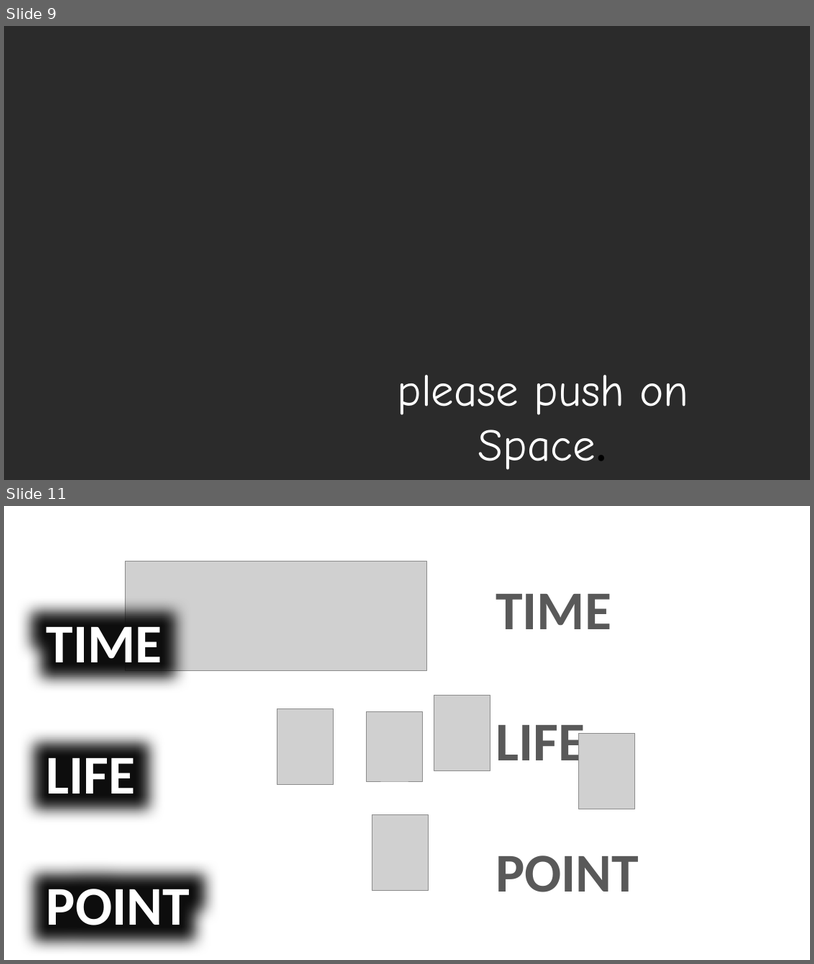
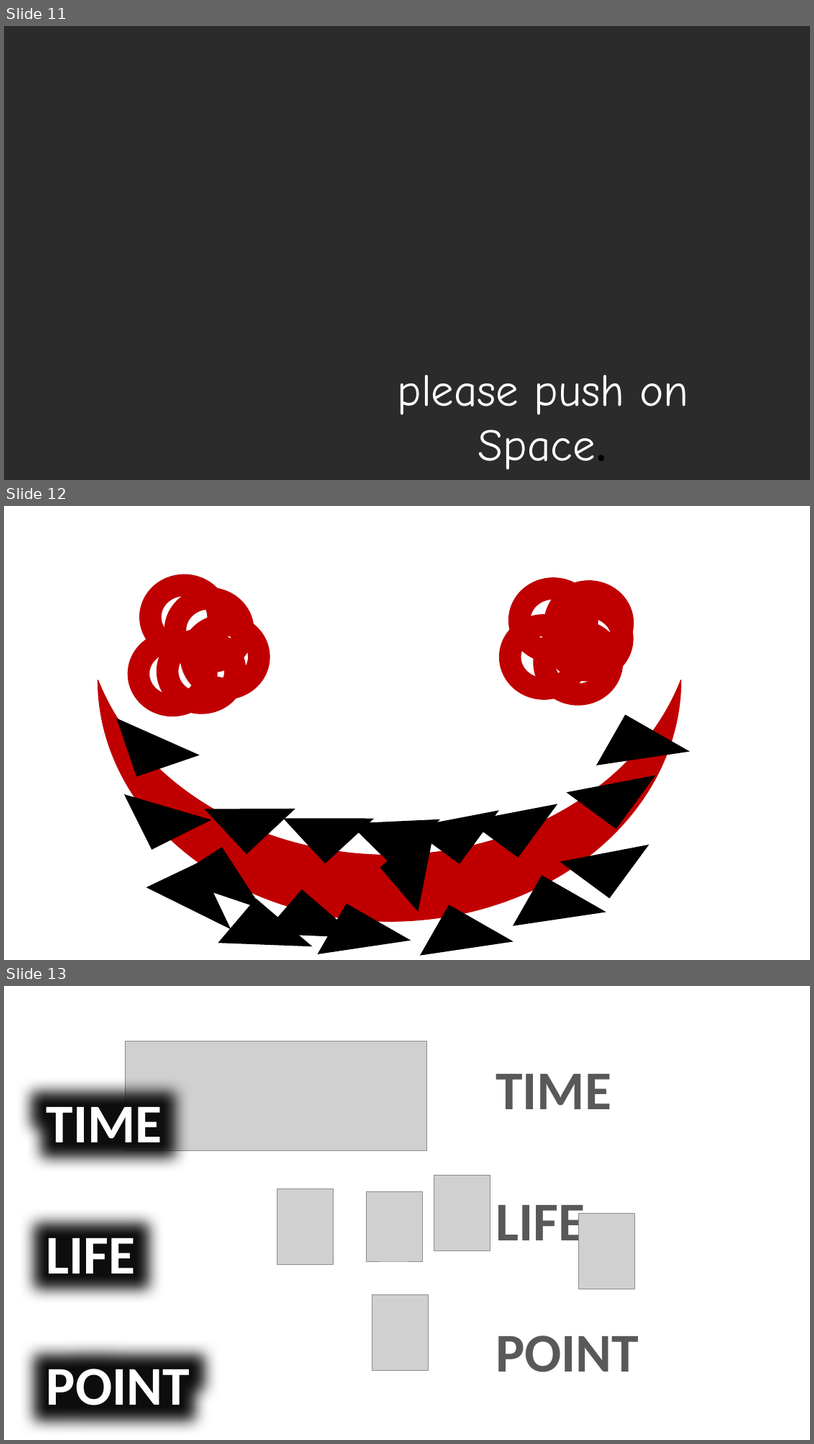
Before and after one commit to Dev-YoonLim/2DGP_YJW, a slide deck: Game_Project/ch1/작업용 PPT3.pptx. Shown one above the other, each under a label of ours: slides 9 and 11 before the commit, slides 11, 12 and 13 after it; the slides between them are not shown. The pictures are 814x964 and 814x1444 pixels, drawn with LibreOffice and Linux fonts; fonts in the diff are those of the drawing; grey boxes stand for pictures; background and template pictures are left out; a plain dark background stands for a picture behind light text. Boxes give left, top, right and bottom in pixels: in the first picture for what was removed or moved away, otherwise in the second. Text is boxed around its words. In the diff, an @@ line names an element or a change of style, - is before the commit and + after.

```diff
--- a/Game_Project/ch1/작업용 PPT3.pptx
+++ b/Game_Project/ch1/작업용 PPT3.pptx
@@ slide 12 added at (4, 506, 810, 960), background picture (left out) @@
@@ donut added at (140, 574, 229, 659), fill #C00000, outline #C00000 1 pt @@
@@ donut added at (165, 587, 254, 672), fill #C00000, outline #C00000 1 pt @@
@@ donut added at (509, 578, 598, 663), fill #C00000, outline #C00000 1 pt @@
@@ donut added at (545, 580, 634, 665), fill #C00000, outline #C00000 1 pt @@
@@ donut added at (544, 596, 633, 681), fill #C00000, outline #C00000 1 pt @@
@@ donut added at (128, 631, 217, 716), fill #C00000, outline #C00000 1 pt @@
@@ donut added at (157, 629, 246, 713), fill #C00000, outline #C00000 1 pt @@
@@ donut added at (180, 614, 270, 699), fill #C00000, outline #C00000 1 pt @@
@@ donut added at (500, 614, 589, 699), fill #C00000, outline #C00000 1 pt @@
@@ donut added at (534, 620, 623, 705), fill #C00000, outline #C00000 1 pt @@
@@ moon added at (98, 680, 682, 921), fill #C00000, outline #C00000 1 pt @@
@@ right triangle added at (117, 697, 200, 777), fill #000000 @@
@@ right triangle added at (597, 715, 691, 803), fill #000000 @@
@@ right triangle added at (567, 739, 656, 829), fill #000000 @@
@@ right triangle added at (124, 764, 211, 849), fill #000000 @@
@@ right triangle added at (205, 763, 296, 854), fill #000000 @@
@@ right triangle added at (283, 773, 374, 863), fill #000000 @@
@@ right triangle added at (350, 776, 440, 867), fill #000000 @@
@@ right triangle added at (410, 774, 499, 864), fill #000000 @@
@@ right triangle added at (469, 767, 558, 857), fill #000000 @@
@@ right triangle added at (560, 808, 649, 898), fill #000000 @@
@@ right triangle added at (381, 818, 475, 911), fill #000000 @@
@@ right triangle added at (173, 847, 262, 942), fill #000000 @@
@@ right triangle added at (147, 862, 232, 955), fill #000000 @@
@@ right triangle added at (264, 889, 358, 960), fill #000000 @@
@@ right triangle added at (513, 875, 607, 960), fill #000000 @@
@@ right triangle added at (219, 898, 313, 960), fill #000000 @@
@@ right triangle added at (317, 903, 411, 960), fill #000000 @@
@@ right triangle added at (420, 905, 514, 960), fill #000000 @@
@@ what was slide 9 is now slide 11 @@
@@ what was slide 11 is now slide 13 @@
```
Also in this commit, not shown: 2 slides changed, 4 other slides added, 3 slides removed, 10 other files.
